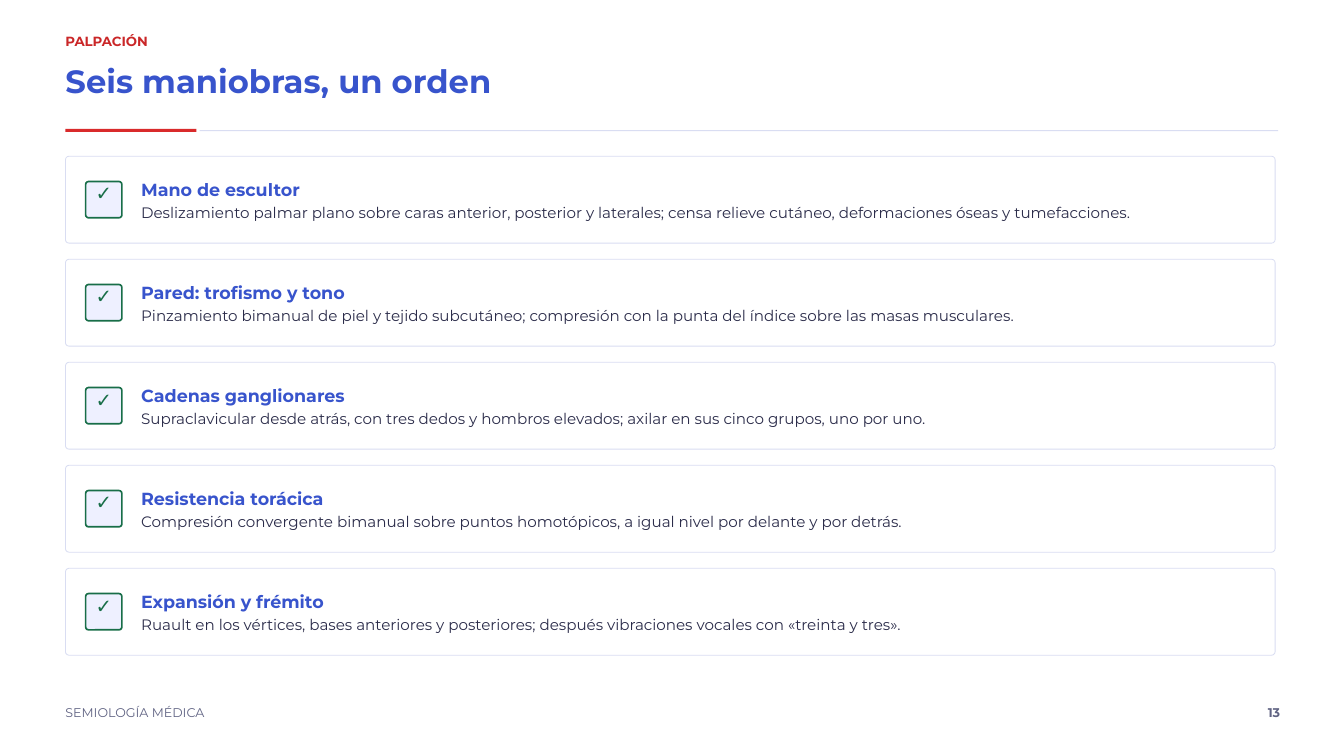
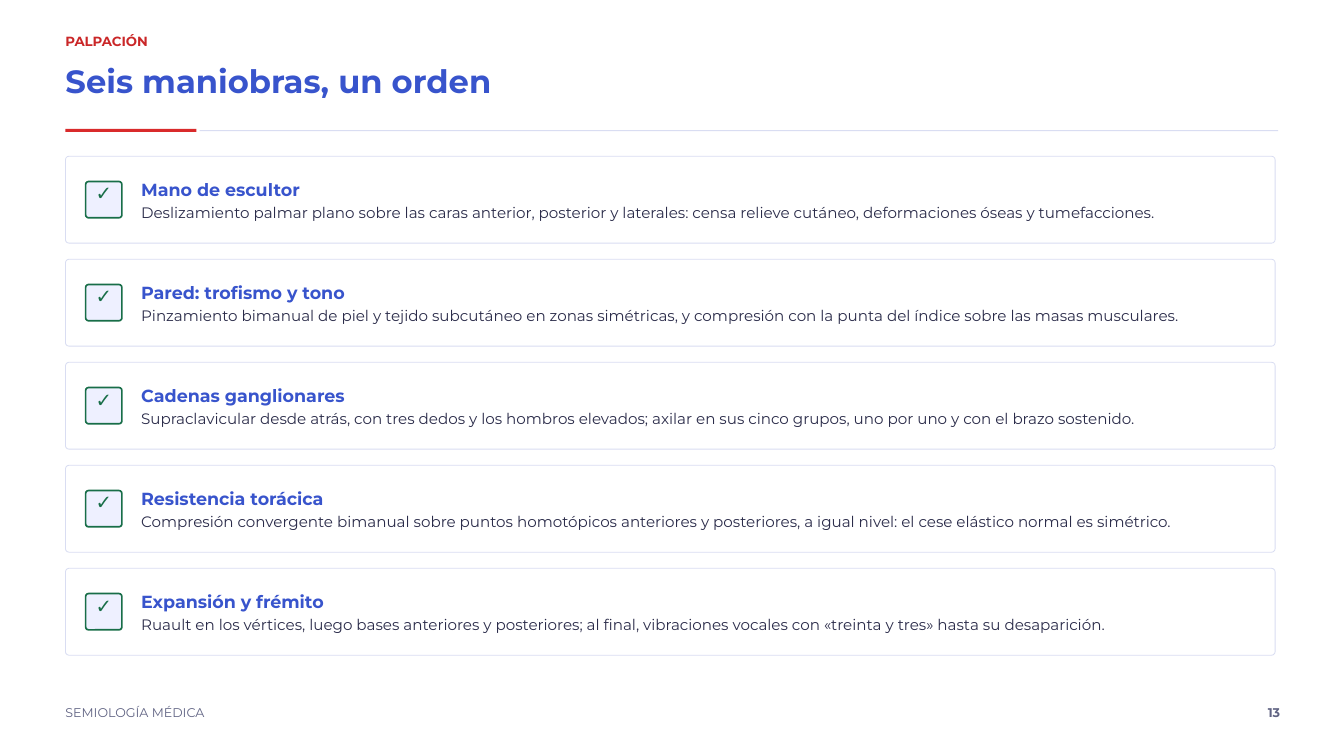
Before and after one commit to rpsin9096/slide-repo-v1, a slide deck: slide 13 of decks/semiotecnia-torax/semiotecnia_del_torax.pptx. Drawn at 1344x756 pixels with LibreOffice and Linux fonts; fonts in the diff are those of the drawing. Boxes give left, top, right and bottom in pixels: in the first picture for what was removed or moved away, otherwise in the second. Text is boxed around its words. In the diff, an @@ line names an element or a change of style, - is before the commit and + after.

Commit message:
Deck: lámina de tres maniobras y textos al presupuesto
- fig_3_9_3_10_3_11: escultor, trofismo y tono en una sola lámina.
- Tarjetas y fichas ampliadas hasta ~90% del límite de caracteres.
- Referencias repartidas por figura y página.

```diff
--- a/decks/semiotecnia-torax/semiotecnia_del_torax.pptx
+++ b/decks/semiotecnia-torax/semiotecnia_del_torax.pptx
@@ text at (x1=141, y1=206, x2=1155, y2=221): text changed @@
-Deslizamiento palmar plano sobre caras anterior, posterior y laterales; censa relieve cutáneo, deformaciones óseas y tumefacciones.
+Deslizamiento palmar plano sobre las caras anterior, posterior y laterales: censa relieve cutáneo, deformaciones óseas y tumefacciones.
@@ text at (x1=141, y1=309, x2=1178, y2=324): text changed @@
-Pinzamiento bimanual de piel y tejido subcutáneo; compresión con la punta del índice sobre las masas musculares.
+Pinzamiento bimanual de piel y tejido subcutáneo en zonas simétricas, y compresión con la punta del índice sobre las masas musculares.
@@ text at (x1=141, y1=412, x2=1134, y2=427): text changed @@
-Supraclavicular desde atrás, con tres dedos y hombros elevados; axilar en sus cinco grupos, uno por uno.
+Supraclavicular desde atrás, con tres dedos y los hombros elevados; axilar en sus cinco grupos, uno por uno y con el brazo sostenido.
@@ text at (x1=141, y1=515, x2=1171, y2=530): text changed @@
-Compresión convergente bimanual sobre puntos homotópicos, a igual nivel por delante y por detrás.
+Compresión convergente bimanual sobre puntos homotópicos anteriores y posteriores, a igual nivel: el cese elástico normal es simétrico.
@@ text at (x1=141, y1=618, x2=1105, y2=633): text changed @@
-Ruault en los vértices, bases anteriores y posteriores; después vibraciones vocales con «treinta y tres».
+Ruault en los vértices, luego bases anteriores y posteriores; al final, vibraciones vocales con «treinta y tres» hasta su desaparición.
```
Also in this commit, not shown: 5 other slides changed, 5 other files.
